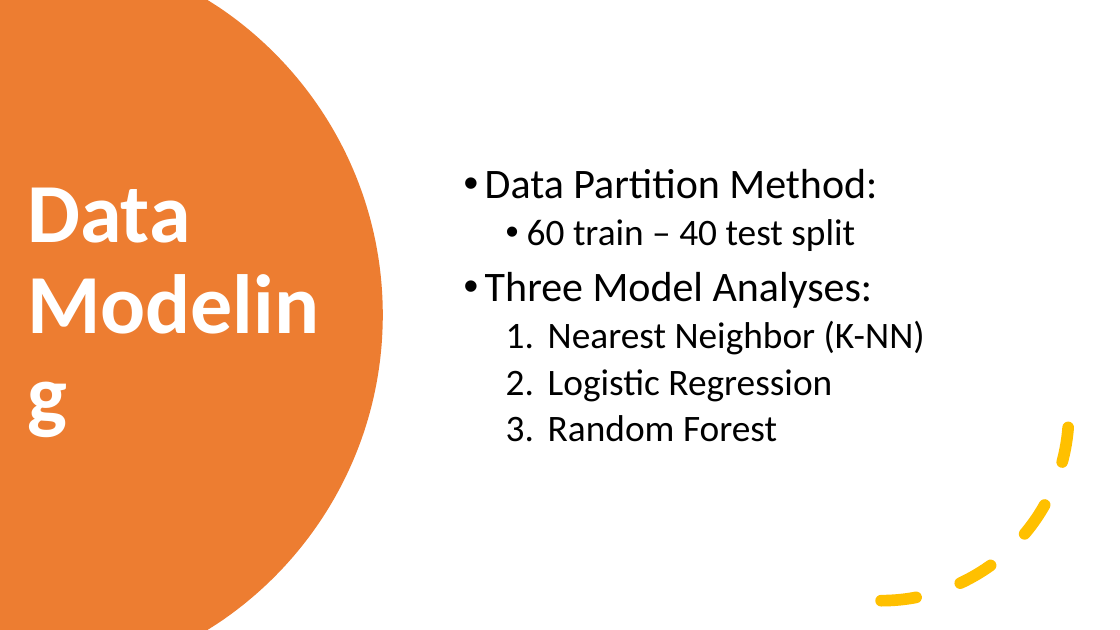
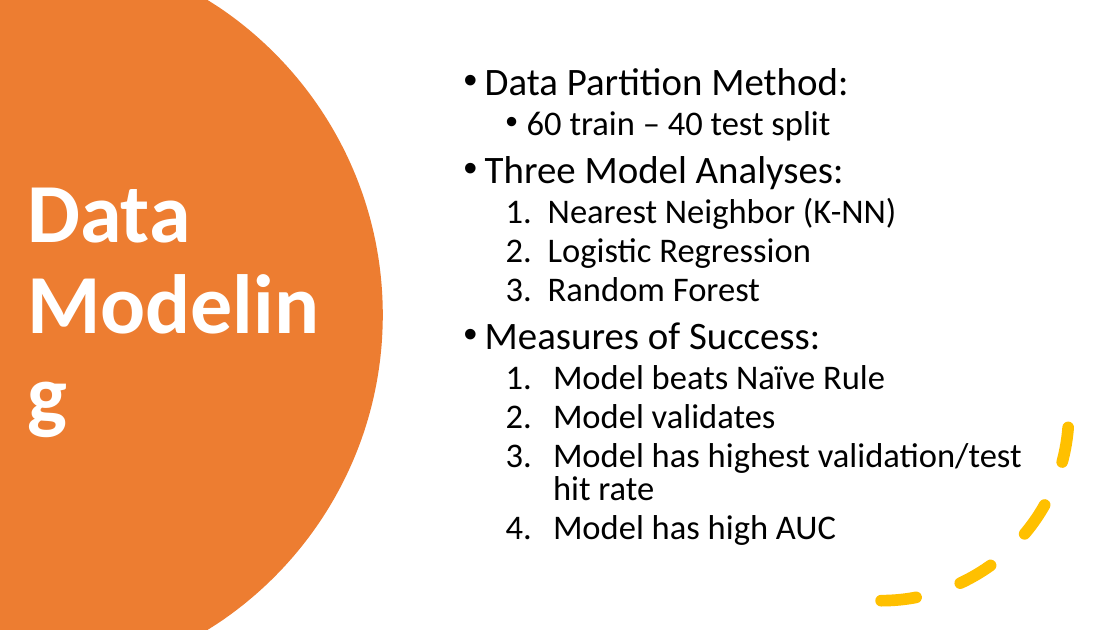
Before and after one commit to tayrotayro/Machine-Learning-Project-ISDS-7070, a slide deck: slide 17 of ckd_presentation.pptx. Drawn at 1120x630 pixels with LibreOffice and Linux fonts; fonts in the diff are those of the drawing. Boxes give left, top, right and bottom in pixels: in the first picture for what was removed or moved away, otherwise in the second. Text is boxed around its words. In the diff, an @@ line names an element or a change of style, - is before the commit and + after.

```diff
--- a/ckd_presentation.pptx
+++ b/ckd_presentation.pptx
@@ text at (485,68,896,302): size 36 to 33.3 pt in "Data Partition Method:", "Three Model Analyses:"; size 32 to 29.6 pt in "60 train – 40 test split", "Nearest Neighbor (K-NN)", "Logistic Regression", "Random Forest"; line spacing 0.9 to 0.8 @@
@@ text at (485,322,1022,545): paragraphs added @@
+• Measures of Success:
+  1. Model beats Naïve Rule
+  2. Model validates
+  3. Model has highest validation/test hit rate
+  4. Model has high AUC
```
Also in this commit, not shown: 13 other slides changed, 2 slides removed, 1 other file.
